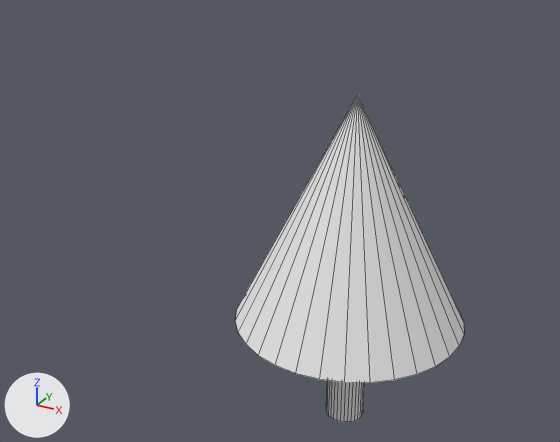
Renders of the OBJ model mods/minegistics_basenodes/models/minegistics_tree.obj from each side of a commit.
Camera for both pictures: a camera (50 mm lens) standing at (1.16, -2.72, 1.74) and looking at (-0.65, 0.55, 0.1). Every picture has the same lights, and +X, +Y and +Z are marked at lower left. Mesh edges are drawn as thin lines. Where no turn or scale is listed for an object, it has been applied to the vertices.

Script lines for the objects in view, before the commit:
```python
me_cylinder = bpy.data.meshes.new('Cylinder')
me_cylinder.from_pydata(...)  # a 32-sided cylinder along z spanning x -0.085..0.085, y -0.085..0.085, z -0.503..0.001; a 32-sided cone pointing to +z spanning x -0.494..0.494, y -0.494..0.494, z 0.001..0.99
me_cylinder.materials.append(mat_none)  # white #e7e7e7
ob_cylinder = bpy.data.objects.new('Cylinder', me_cylinder)
ob_cylinder.location = (0.0, 0.0, 0.0)
```
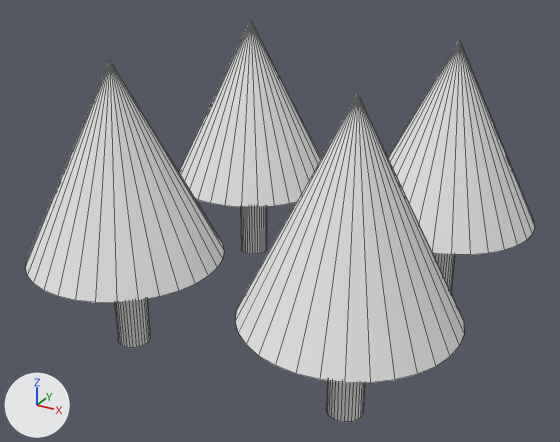
The newer file is also rescaled (x0.4), turned or shifted as a whole; pictures and numbers use the older file's frame.

Pixel boxes [x1, y1, x2, y2] of what changed, in the pictures (560 x 442 px):
'Cylinder.003', added: after [25, 61, 224, 348]
'Cylinder.001', added: after [388, 40, 535, 292]
'Cylinder.002', added: after [179, 20, 321, 254]

Edits to the bpy script that builds the scene:
```text
Add me_cylinder_003:
    me_cylinder_003.from_pydata(...)  # 97 vertices, 67 faces; spans x -1.123..-0.135, y -1.114..-0.126, z -1.253..0.24
    me_cylinder_003.materials.append(mat_none)  # white #e7e7e7
Add me_cylinder_002:
    me_cylinder_002.from_pydata(...)  # 97 vertices, 67 faces; spans x -1.13..-0.142, y 0.155..1.143, z -1.253..0.24
    me_cylinder_002.materials.append(mat_none)  # white #e7e7e7
Add me_cylinder_001:
    me_cylinder_001.from_pydata(...)  # a 32-sided cylinder along z spanning x 0.543..0.713, y 0.541..0.711, z -1.253..-0.749; a 32-sided cone pointing to +z spanning x 0.133..1.122, y 0.132..1.121, z -0.749..0.24
    me_cylinder_001.materials.append(mat_none)  # white #e7e7e7
Add ob_cylinder_003:
    ob_cylinder_003 = bpy.data.objects.new('Cylinder.003', me_cylinder_003)
    ob_cylinder_003.location = (-0.609, 0.635, 0.75)
Add ob_cylinder_002:
    ob_cylinder_002 = bpy.data.objects.new('Cylinder.002', me_cylinder_002)
    ob_cylinder_002.location = (-0.609, 0.635, 0.75)
Add ob_cylinder_001:
    ob_cylinder_001 = bpy.data.objects.new('Cylinder.001', me_cylinder_001)
    ob_cylinder_001.location = (-0.609, 0.635, 0.75)
```
